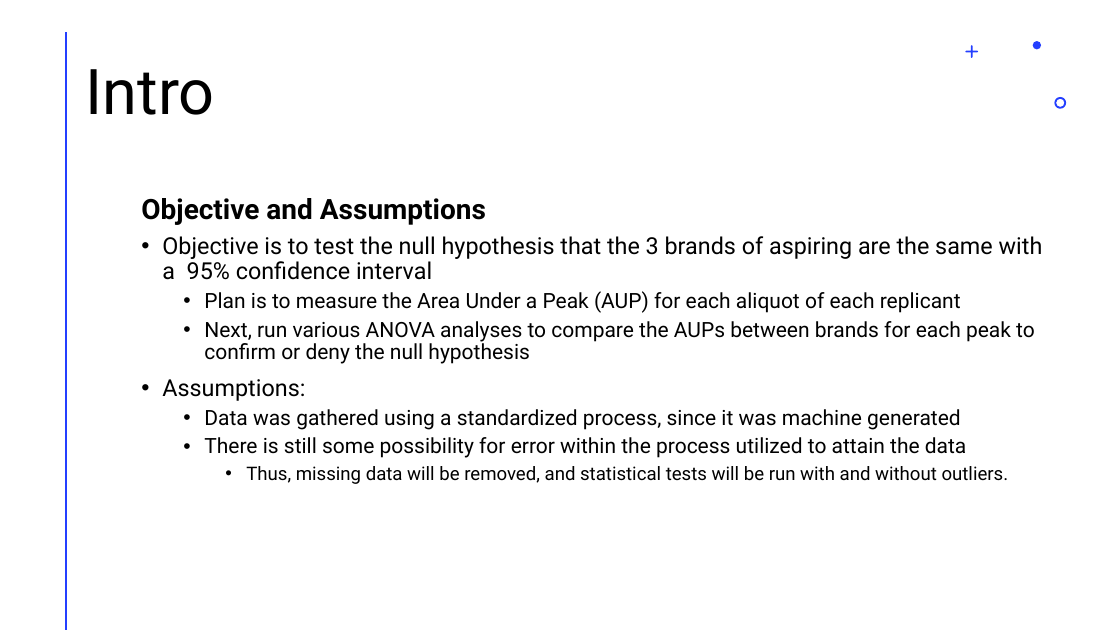
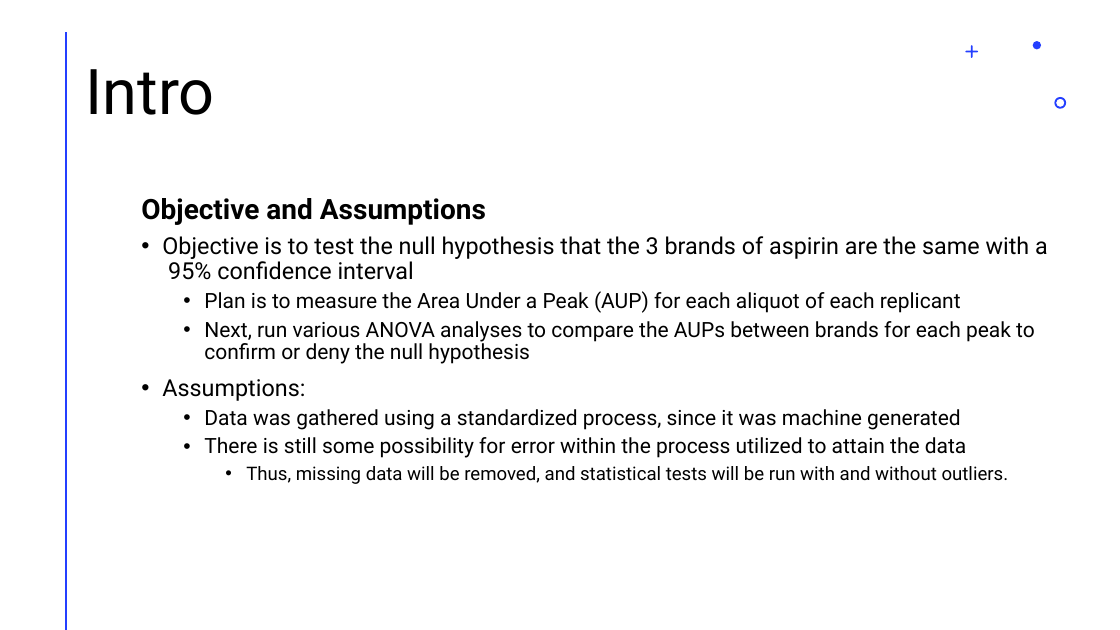
Before and after one commit to ggunaward/Analytics-Portfolio, a slide deck: slide 3 of R/STAT 601 - Applied Statistics I/Project 3 - Variance Analysis Aspirins/Project_3_Powerpoint_Gavin_Gunawardena.pptx. Drawn at 1120x630 pixels with LibreOffice and Linux fonts; fonts in the diff are those of the drawing. Boxes give left, top, right and bottom in pixels: in the first picture for what was removed or moved away, otherwise in the second. Text is boxed around its words. In the diff, an @@ line names an element or a change of style, - is before the commit and + after.

Commit message:
Updated Aspirin ANOVA project to fix a typo.

```diff
--- a/R/STAT 601 - Applied Statistics I/Project 3 - Variance Analysis Aspirins/Project_3_Powerpoint_Gavin_Gunawardena.pptx
+++ b/R/STAT 601 - Applied Statistics I/Project 3 - Variance Analysis Aspirins/Project_3_Powerpoint_Gavin_Gunawardena.pptx
@@ text at (162,236,1048,280): text changed @@
-• Objective is to test the null hypothesis that the 3 brands of aspiring are the same with a 95% confidence interval
+• Objective is to test the null hypothesis that the 3 brands of aspirin are the same with a 95% confidence interval
```
Also in this commit, not shown: 1 other slide changed, 3 other files.
